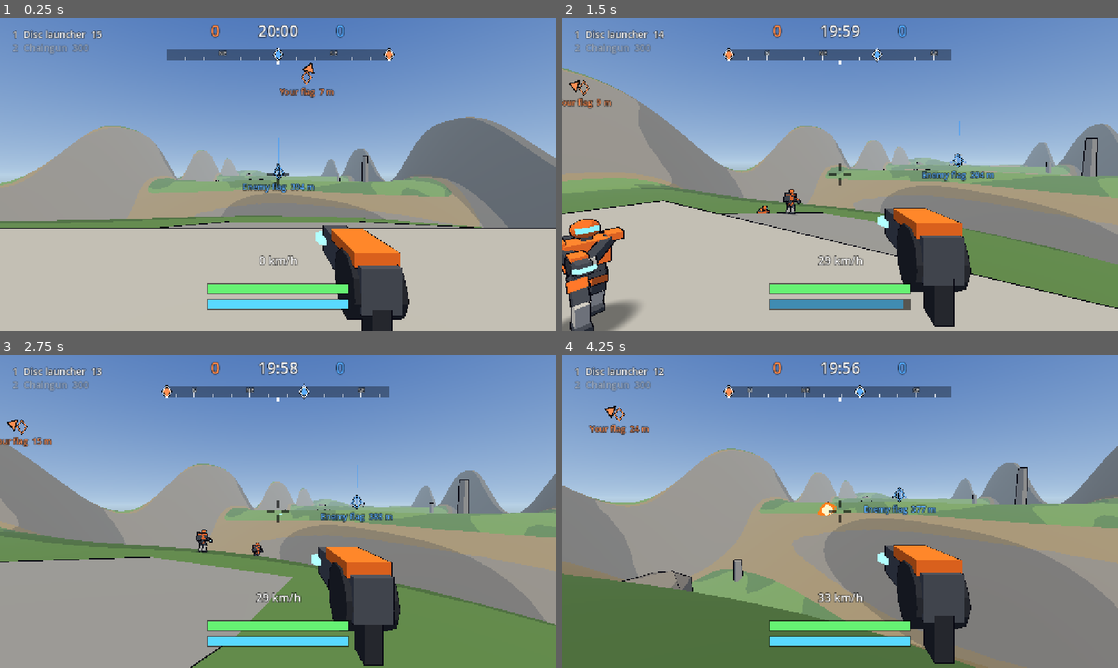
Above: before the commit, frames 1-4 (two rows, left to right).
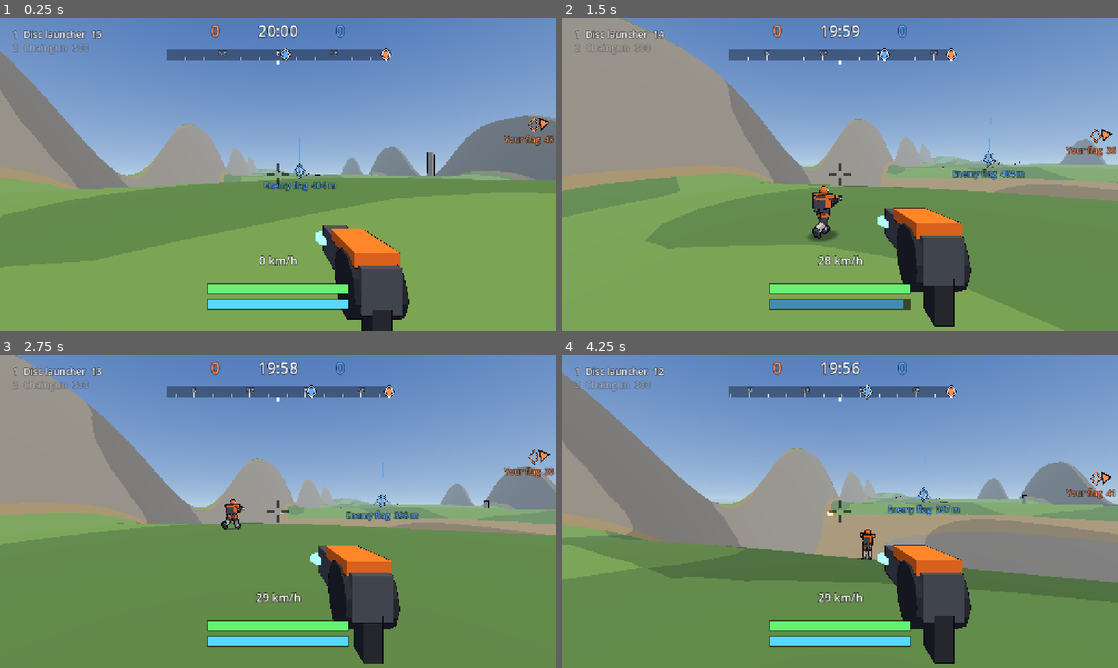
Above: after the commit, the same moments.

Repository: roge-rm/Vectorfall
Game: Godot game, scene res://scenes/main.tscn
Two runs of this game, one before a commit and one after it. Both use one fixed random seed, a clock stepped at 60 frames per second and the inputs below.
Inputs (mouse positions are in pixels of both pictures, inside the frame that each line leads up to):
- Up to frame 1 (0.25 s): no input
- Up to frame 2 (1.5 s): tap Enter at 0.5 s; move the mouse to (962, 158) at 0.52 s; hold D (move_right) 0.53-1.28 s; click (962, 158) at 0.6 s; tap Space (jump) at 0.77, 1.07 s; right-click (962, 158) at 0.8 s; move the mouse to (812, 174) at 1.27 s; hold W (move_forward) from 1.28 s (still down); right-click (812, 174) at 1.35 s
- Up to frame 3 (2.75 s): keep holding W (move_forward); tap Space (jump) at 1.52, 1.55, 1.82, 2.1 s; move the mouse to (289, 505) at 2.02 s; click (289, 505) at 2.3 s
- Up to frame 4 (4.25 s): keep holding W (move_forward); move the mouse to (834, 517) at 2.77 s; tap G (deploy) at 2.85 s; tap Space (jump) at 3.02, 3.32, 3.77, 3.8, 4.07 s; right-click (834, 517) at 3.05 s; move the mouse to (878, 514) at 3.52 s; click (878, 514) at 3.6 s

The runs differ from the first frame. In frame 1, 53% of the frame differs, in the area x 0-100%, y 9-100%; in frame 2, 51%; in frame 3, 45%; in frame 4, 51%.

Commit message:
Touch: hold jump to ski, fire drag looks, second fire button; spawns beside the base; bot label fix
Co-Authored-By: Claude Opus 5.5 <noreply@anthropic.com>

Diff:
--- a/scripts/bot/bot_brain.gd
+++ b/scripts/bot/bot_brain.gd
@@ -730,7 +730,10 @@
 	var fight := ""
 	if combat.target_id != 0:
 		fight = "  fights %d with %s" % [combat.target_id, Weapon.all[combat.weapon].short_name]
-	return "%s %s: %s%s\n%.0f m/s  energy %.0f  health %.0f  knows %d" % [ROLE_NAMES[role], GOAL_NAMES[goal], doing, fight, soldier.velocity.length(), soldier.energy, soldier.health, perception.known_count()]
+	var name_ := ROLE_NAMES[role]
+	if GOAL_NAMES[goal] != name_:
+		name_ += " " + GOAL_NAMES[goal]
+	return "%s: %s%s\n%.0f m/s  energy %.0f  health %.0f  knows %d" % [name_, doing, fight, soldier.velocity.length(), soldier.energy, soldier.health, perception.known_count()]
 
 
 func get_state() -> Dictionary:
--- a/scripts/game/main.gd
+++ b/scripts/game/main.gd
@@ -1,6 +1,6 @@
 extends Node
 
-## Loads straight into the test map with you on team 0's base, a flag on each
+## Loads straight into the test map with you beside team 0's base, a flag on each
 ## base, and bots on both teams playing capture the flag with you, as
 ## offence, defence or midfield. F3 shows what the bots are doing.
 
--- a/scripts/input/local_input.gd
+++ b/scripts/input/local_input.gd
@@ -104,6 +104,9 @@
 		if touch != null:
 			command.move = touch.stick
 			command.buttons = touch.buttons | touch.take_pulses()
+			# Holding jump skis, like space and the gamepad A button.
+			if command.buttons & PlayerCommand.JUMP:
+				command.buttons |= PlayerCommand.SKI
 		return command
 	command.weapon = _slot_wanted
 	_slot_wanted = -1
--- a/scripts/input/touch_controls.gd
+++ b/scripts/input/touch_controls.gd
@@ -2,21 +2,22 @@
 extends Control
 
 ## On-screen controls: a stick that appears where your left thumb lands, drag
-## anywhere else on the right half to look, and round buttons for fire, jet and
-## jump, a SKI button that turns skiing on and off and SWAP for the next
-## weapon. Sizes follow the shorter side of the screen.
+## anywhere else on the right half to look, and round buttons for fire, jet,
+## jump (hold it to ski) and SWAP for the next weapon, and a small second FIRE
+## on the left. A touch that starts on a FIRE button also looks when dragged.
+## Sizes follow the shorter side of the screen.
 
 ## Left thumb movement in pixels for a full push, as a share of the short side.
 const STICK_REACH := 0.1
+## Name, command bit, distance of the centre from the bottom corner as a share
+## of the short side, radius, and whether the corner is the left one.
 const BUTTONS := [
-	["FIRE", PlayerCommand.FIRE, Vector2(0.15, 0.4), 0.1],
-	["JET", PlayerCommand.JET, Vector2(0.36, 0.15), 0.095],
-	["JUMP", PlayerCommand.JUMP, Vector2(0.13, 0.14), 0.075],
-	["SKI", PlayerCommand.SKI, Vector2(0.36, 0.36), 0.065],
-	["SWAP", PlayerCommand.NEXT_WEAPON, Vector2(0.14, 0.63), 0.06],
+	["FIRE", PlayerCommand.FIRE, Vector2(0.15, 0.4), 0.1, false],
+	["JET", PlayerCommand.JET, Vector2(0.36, 0.15), 0.095, false],
+	["JUMP", PlayerCommand.JUMP, Vector2(0.13, 0.14), 0.075, false],
+	["FIRE", PlayerCommand.FIRE, Vector2(0.4, 0.4), 0.065, true],
+	["SWAP", PlayerCommand.NEXT_WEAPON, Vector2(0.14, 0.63), 0.06, false],
 ]
-## Buttons that a tap turns on and off rather than being held.
-const TOGGLES := PlayerCommand.SKI
 ## Buttons sent for one tick per tap.
 const PULSES := PlayerCommand.NEXT_WEAPON
 
@@ -26,7 +27,7 @@
 var _look := Vector2.ZERO
 ## Taps on PULSES buttons not yet sent.
 var _pulses := 0
-## Touch index to what it's doing: "stick", "look" or a button's bit.
+## Touch index to what it's doing: "stick", "look", "pulse" or a button's bit.
 var _touches: Dictionary[int, Variant] = {}
 var _stick_origin := Vector2.ZERO
 var _stick_at := Vector2.ZERO
@@ -59,7 +60,8 @@
 func button_centre(k: int) -> Vector2:
 	var s := _short_side()
 	var from_corner: Vector2 = BUTTONS[k][2]
-	return Vector2(size.x - from_corner.x * s, size.y - from_corner.y * s)
+	var x := from_corner.x * s if BUTTONS[k][4] else size.x - from_corner.x * s
+	return Vector2(x, size.y - from_corner.y * s)
 
 
 func button_radius(k: int) -> float:
@@ -77,7 +79,9 @@
 		queue_redraw()
 	elif event is InputEventScreenDrag and _touches.has(event.index):
 		var role: Variant = _touches[event.index]
-		if role is String and role == "stick":
+		if role is int and role == PlayerCommand.FIRE:
+			_look += event.relative
+		elif role is String and role == "stick":
 			_stick_at = event.position
 			var reach := STICK_REACH * _short_side()
 			var offset: Vector2 = (_stick_at - _stick_origin).limit_length(reach) / reach
@@ -91,10 +95,7 @@
 	for k in BUTTONS.size():
 		if at.distance_to(button_centre(k)) < button_radius(k) * 1.2:
 			var bit: int = BUTTONS[k][1]
-			if bit & TOGGLES:
-				_touches[index] = "toggle"
-				buttons ^= bit
-			elif bit & PULSES:
+			if bit & PULSES:
 				_touches[index] = "pulse"
 				_pulses |= bit
 			else:
@@ -116,7 +117,11 @@
 	var role: Variant = _touches[index]
 	_touches.erase(index)
 	if role is int:
+		# Another touch may still hold the same button.
 		buttons &= ~role
+		for other: Variant in _touches.values():
+			if other is int:
+				buttons |= other
 	elif role == "stick":
 		stick = Vector2.ZERO
 
--- a/scripts/world/test_map.gd
+++ b/scripts/world/test_map.gd
@@ -86,12 +86,18 @@
 	return -BASE_X if team == 0 else BASE_X
 
 
-## Where a team's soldiers start: on their base platform, facing the other base.
+## How far to the side of the flag stand the spawn points are, in metres.
+const SPAWN_SIDE := 40.0
+
+## Where a team's soldiers start: on the ridge 40 m beside their flag stand in
+## two groups of four, one each side, facing the other base.
 func spawn_point(team: int, slot := 0) -> Transform3D:
-	var x := base_x(team) + (6.0 if team == 0 else -6.0)
-	var z := (slot - 3.5) * 2.5
+	var side := 1.0 if slot % 2 == 0 else -1.0
+	var row := slot / 2
+	var x := base_x(team) + (row - 1.5) * 4.0
+	var z := side * (SPAWN_SIDE + (row % 2) * 3.0)
 	var facing := -PI * 0.5 if team == 0 else PI * 0.5
-	return Transform3D(Basis(Vector3.UP, facing), Vector3(x, BASE_HEIGHT + 2.2, z))
+	return Transform3D(Basis(Vector3.UP, facing), Vector3(x, surface_at(x, z) + 0.3, z))
 
 
 ## The top of a team's flag stand, in the middle of its base deck.
@@ -201,7 +207,9 @@
 		var x := base_x(team)
 		var front := 1.0 if team == 0 else -1.0
 		graph.add_interest(RouteGraph.FLAG_STAND, team, graph.add_point(Vector3(x, deck, 0.0)))
-		graph.add_interest(RouteGraph.SPAWN, team, graph.add_point(Vector3(x + front * 6.0, deck, 0.0)))
+		for side in [-1.0, 1.0]:
+			var spawn_z: float = side * SPAWN_SIDE
+			graph.add_interest(RouteGraph.SPAWN, team, graph.add_point(Vector3(x, surface_at(x, spawn_z), spawn_z)))
 		for corner in [Vector2(7.0, 7.0), Vector2(7.0, -7.0), Vector2(-7.0, 7.0), Vector2(-7.0, -7.0)]:
 			graph.add_interest(RouteGraph.DEFENCE, team, graph.add_point(Vector3(x + corner.x, deck, corner.y)))
 		# The ramp up the front of the deck is the way in without a jet.
--- a/tests/bot_fight_test.gd
+++ b/tests/bot_fight_test.gd
@@ -98,7 +98,7 @@
 	var setup := _ctf_match(8, 2, 0)
 	var game: Match = setup.game
 	var captured := -1.0
-	for i in 60 * 120:
+	for i in 60 * 300:
 		await physics_frame
 		if game.scores[0] > 0:
 			captured = i / 60.0
--- a/tests/main_scene_test.gd
+++ b/tests/main_scene_test.gd
@@ -2,7 +2,7 @@
 
 ## Runs the main scene for five seconds and checks the bots but defence have set off,
 ## the player is standing on its base, the touch controls show only after a
-## touch, and the touch stick and buttons, the SKI toggle and SWAP too, end
+## touch, and the touch stick and buttons, holding JUMP to ski, FIRE and SWAP too, end
 ## up in the player's commands, and the outline setting turns outlines on and
 ## off.
 ##   tools/godot/Godot_v4.7.2-stable_linux.x86_64 --headless --fixed-fps 60 --path . -s tests/main_scene_test.gd
@@ -25,7 +25,8 @@
 	await ticks(300)
 	var player: Soldier = main.player
 	checks.check(player.grounded, "the player is standing after five seconds")
-	checks.check(absf(player.global_position.y - (TestMap.BASE_HEIGHT + 2.0)) < 0.1, "on top of the base platform (y %.2f)" % player.global_position.y)
+	var from_flag := Vector2(player.global_position.x - main.map.base_x(0), player.global_position.z).length()
+	checks.check(from_flag > 30.0 and from_flag < 50.0, "the player starts 30 to 50 m beside their flag (%.1f m)" % from_flag)
 	checks.check(main.game.entities.size() == 1 + main.OWN_BOTS + main.ENEMY_BOTS, "the match has you and the bots")
 	checks.check(main.enemy.team != player.team and not main.enemy.dead, "the enemy bots are on the other team")
 	var moving := 0
@@ -72,22 +73,45 @@
 	checks.check(player.global_position.y > start.y + 0.5, "the jet button lifts the player")
 	checks.check((player.global_position - start).x > 0.5, "the stick pushes the player forward, towards the other base")
 
-	# SKI is a toggle: one tap turns it on, the next turns it off.
-	for on: bool in [true, false]:
-		var tap := InputEventScreenTouch.new()
-		tap.index = 2
-		tap.pressed = true
-		tap.position = to_window * touch.button_centre(3)
-		Input.parse_input_event(tap)
-		tap = tap.duplicate()
-		tap.pressed = false
-		Input.parse_input_event(tap)
-		await ticks(2)
-		checks.check(player.ski_held == on, "a tap on SKI turns skiing %s" % ("on" if on else "off"))
+	# Holding JUMP skis, and letting go stops.
+	var hold := InputEventScreenTouch.new()
+	hold.index = 2
+	hold.pressed = true
+	hold.position = to_window * touch.button_centre(2)
+	Input.parse_input_event(hold)
+	await ticks(3)
+	checks.check(player.ski_held, "holding JUMP skis")
+	hold = hold.duplicate()
+	hold.pressed = false
+	Input.parse_input_event(hold)
+	await ticks(3)
+	checks.check(not player.ski_held, "letting go of JUMP stops skiing")
+
+	# Dragging from the left FIRE fires and looks.
+	var fire := InputEventScreenTouch.new()
+	fire.index = 4
+	fire.pressed = true
+	fire.position = to_window * touch.button_centre(3)
+	Input.parse_input_event(fire)
+	var fire_drag := InputEventScreenDrag.new()
+	fire_drag.index = 4
+	fire_drag.position = fire.position
+	fire_drag.relative = to_window.basis_xform(Vector2(40.0, 0.0))
+	Input.parse_input_event(fire_drag)
+	await ticks(2)
+	checks.check(touch.buttons & PlayerCommand.FIRE != 0 and touch.buttons & PlayerCommand.JET != 0, "the left FIRE and JET are held at once")
+	checks.check(touch.stick.y > 0.99, "the stick still works with FIRE and JET held")
+	var turned := touch.take_look()
+	checks.check(turned.x > 0.0 or absf(main.input.source.yaw) > 0.0, "a drag from FIRE looks")
+	fire = fire.duplicate()
+	fire.pressed = false
+	Input.parse_input_event(fire)
+	await ticks(2)
+	checks.check(touch.buttons == PlayerCommand.JET, "letting go of FIRE leaves JET held")
 
 	# SWAP switches to the next weapon once per tap.
 	var swap := InputEventScreenTouch.new()
-	swap.index = 3
+	swap.index = 5
 	swap.pressed = true
 	swap.position = to_window * touch.button_centre(4)
 	Input.parse_input_event(swap)
--- a/tests/map_test.gd
+++ b/tests/map_test.gd
@@ -20,11 +20,12 @@
 
 func _run() -> void:
 	for team in 2:
-		var on_deck := true
+		var good := map.spawn_points(team).size() == 8
 		for point in map.spawn_points(team):
-			var off := point.origin - Vector3(map.base_x(team), 0.0, 0.0)
-			on_deck = on_deck and absf(off.x) < TestMap.BASE_SIZE * 0.5 and absf(off.z) < TestMap.BASE_SIZE * 0.5
-		checks.check(on_deck and map.spawn_points(team).size() == 8, "team %d's 8 spawn points are on its base" % team)
+			var away := Vector2(point.origin.x - map.base_x(team), point.origin.z).length()
+			good = good and away > 30.0 and away < 50.0 and not map.blocked_at(point.origin.x, point.origin.z)
+			good = good and absf(point.origin.y - map.surface_at(point.origin.x, point.origin.z)) < 1.0
+		checks.check(good, "team %d's 8 spawn points are 30 to 50 m from its flag, clear and on the ground" % team)
 
 	var x := map.base_x(0) + 20.0
 	var soldier := game.add_soldier(0, Transform3D(Basis(Vector3.UP, -PI * 0.5), Vector3(x, map.height_at(x, 0.0) + 1.0, 0.0)), input)
--- /dev/null
+++ b/tools/shots/touch_shot.gd
@@ -0,0 +1,22 @@
+extends Node
+
+## Takes a picture of the touch controls over the main scene and quits. It
+## needs a screen:
+##   DISPLAY=:0 tools/godot/Godot_v4.7.2-stable_linux.x86_64 --path . res://tools/shots/touch_shot.tscn
+## touch.png is in /srv/downloads/temp/debug/vectorfall.
+
+const FOLDER := "/srv/downloads/temp/debug/vectorfall"
+
+
+func _ready() -> void:
+	DisplayServer.window_set_mode(DisplayServer.WINDOW_MODE_WINDOWED)
+	DisplayServer.window_set_size(Vector2i(1280, 720))
+	var main: Node = load("res://scenes/main.tscn").instantiate()
+	add_child(main)
+	await get_tree().create_timer(1.0).timeout
+	main.input.set_device(LocalInput.Device.TOUCH)
+	await get_tree().create_timer(0.5).timeout
+	await RenderingServer.frame_post_draw
+	DirAccess.make_dir_recursive_absolute(FOLDER)
+	get_viewport().get_texture().get_image().save_png(FOLDER + "/touch.png")
+	get_tree().quit()
--- /dev/null
+++ b/tools/shots/touch_shot.tscn
@@ -0,0 +1,6 @@
+[gd_scene format=3]
+
+[ext_resource type="Script" path="res://tools/shots/touch_shot.gd" id="1"]
+
+[node name="TouchShot" type="Node"]
+script = ExtResource("1")
Not shown, added: tools/shots/touch_shot.gd.uid
